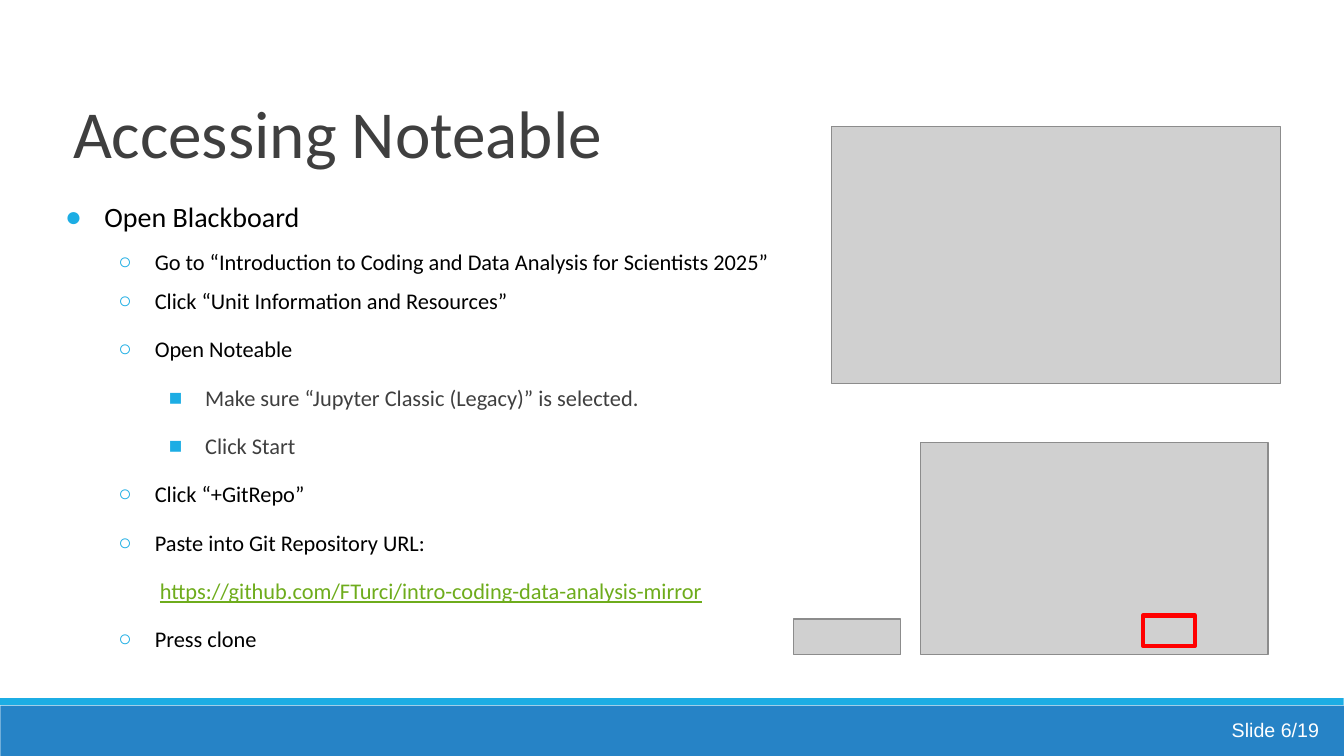
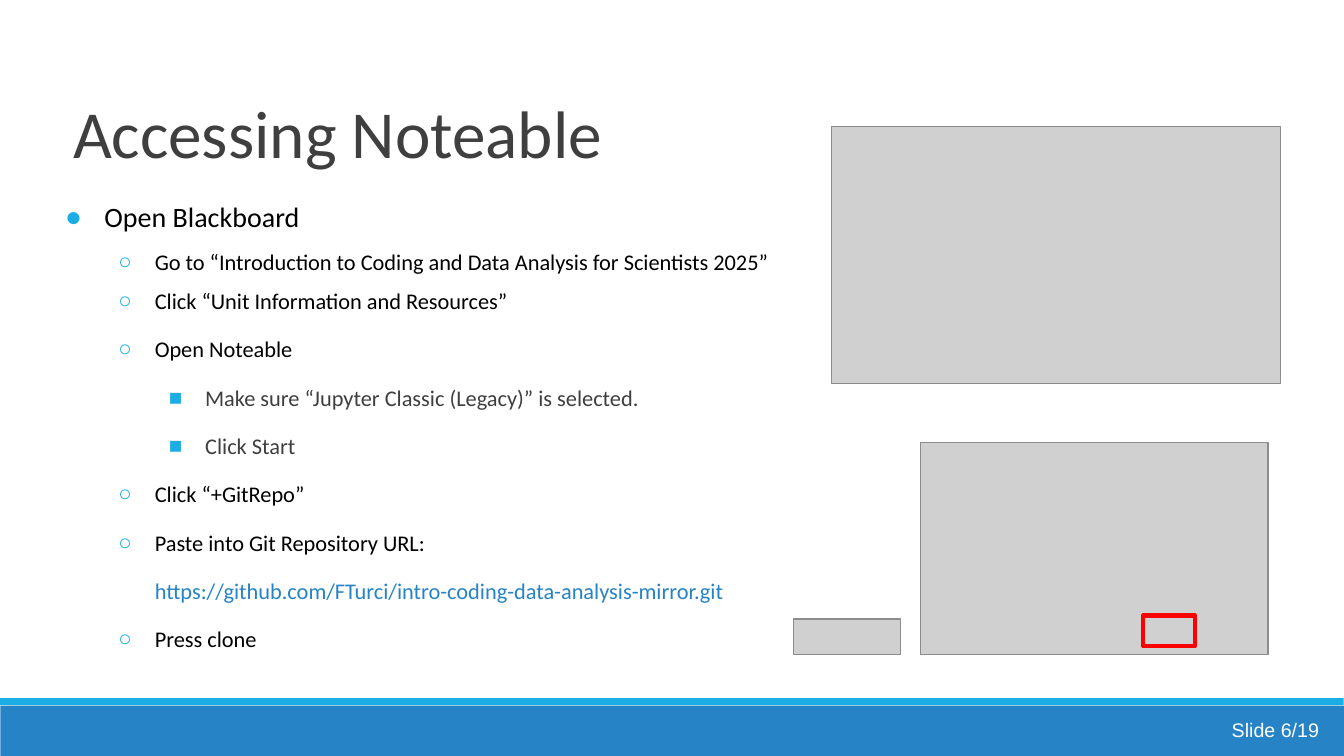
Before and after one commit to FTurci/intro-coding-data-analysis-mirror, a slide deck: slide 80 of 01/Lecture1_Introduction_And_Data_Types.pptx. Drawn at 1344x756 pixels with LibreOffice and Linux fonts; fonts in the diff are those of the drawing; grey boxes stand for pictures. Boxes give left, top, right and bottom in pixels: in the first picture for what was removed or moved away, otherwise in the second. Text is boxed around its words. In the diff, an @@ line names an element or a change of style, - is before the commit and + after.

```diff
--- a/01/Lecture1_Introduction_And_Data_Types.pptx
+++ b/01/Lecture1_Introduction_And_Data_Types.pptx
@@ text at box(155, 535, 723, 603): text changed; text colour #6EAC1C to #2683C6 @@
-  ○ Paste into Git Repository URL:
-    https://github.com/FTurci/intro-coding-data-analysis-mirror
+  ○ Paste into Git Repository URL:
+    https://github.com/FTurci/intro-coding-data-analysis-mirror.git
```
Also in this commit, not shown: 5 other slides changed.
